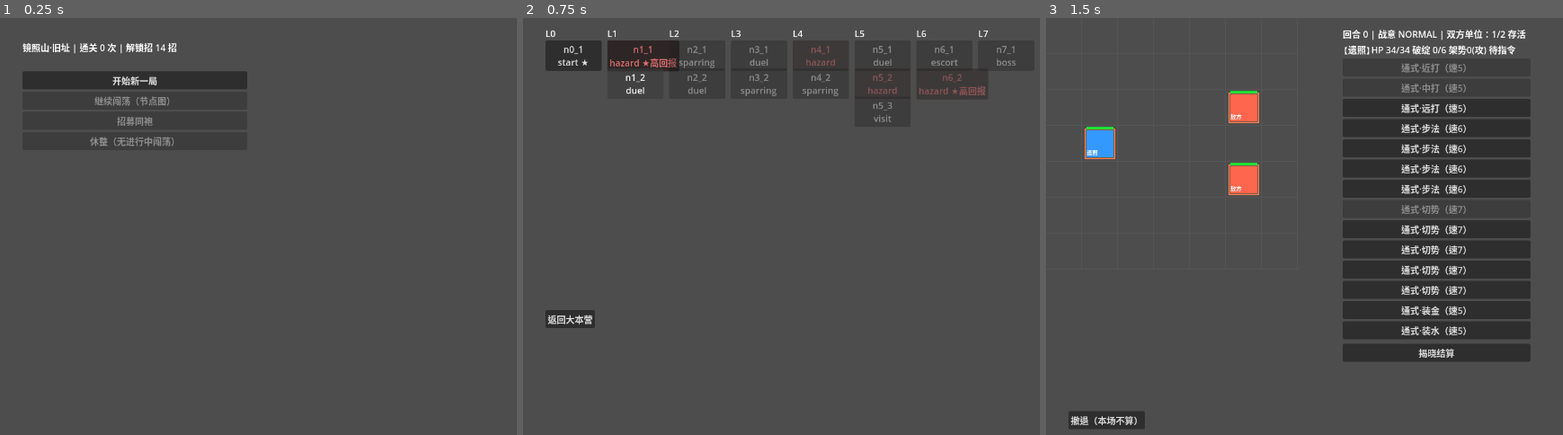
Above: before the commit, frames 1-3 (left to right).
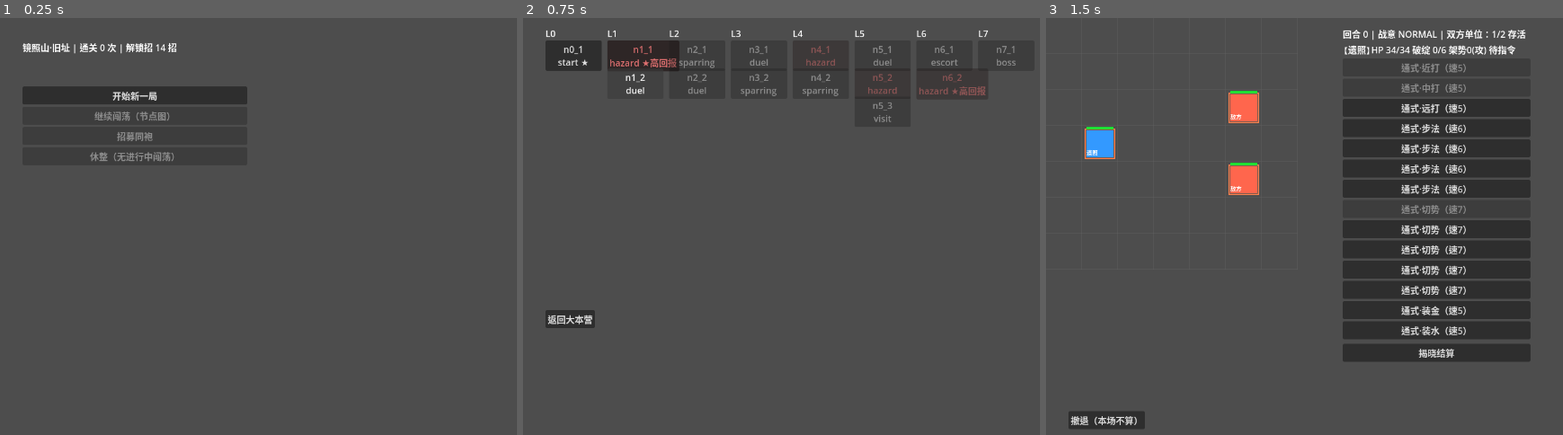
Above: after the commit, the same moments.

Repository: xieyj22/zhaizhao
Game: Godot game, scene res://src/scenes/hub/hub.tscn
Two runs of this game, one before a commit and one after it. Both use one fixed random seed, a clock stepped at 60 frames per second and the inputs below.
Inputs:
- Up to frame 1 (0.25 s): no input
- Up to frame 2 (0.75 s): click "开始新一局" at 0.5 s
- Up to frame 3 (1.5 s): click "n1_1 hazard ★高回报" at 1.25 s

The runs differ from the first frame. In frame 1, 2.5% of the frame differs, in the area x 4-48%, y 12-35%; in frame 2, nothing differs; in frame 3, nothing differs.

Commit message:
feat(m4): 已通关节点可回放 + 招募信用材料门槛 + 镖局休整反馈
玩家验收反馈三连:
1. 已通关节点可回放: RunFlow.is_visited + enter_node 去重; map.gd 已访问节点
   标 ✓ 可点重玩(此前只能沿 DAG 前进,打过就回不去)。
2. 招募同袍信用门槛(材料): tuning +credit_per_visit(10)/recruit_credit_cost(15);
   map.gd visit/escort 给信用; hub _can_recruit 加信用校验 + _on_recruit_faction 扣信用
   + 面板按钮/状态行显示信用。此前 F4 默认关系 40>=30 开局即可免费招,且无测试。
3. 镖局休整反馈: hub 加 _feedback 行, _on_rest 显示'回血 N/剩余配额'(此前静默回血无感)。
+4 测(is_visited/dedup, 招募需信用, 招募扣信用, 休整反馈). GUT 346/346 绿.

Diff:
--- a/src/data/tuning.gd
+++ b/src/data/tuning.gd
@@ -42,3 +42,6 @@
 @export var rest_cap_per_chapter: int = 3          # 镖局休整上限/章（T10f 调平：2→3）
 @export var credit_service_cost: int = 8           # 镖局服务单价（休整/升级/黑市）
 @export var credit_income_chapter1: int = 25       # 章 1 信用产出（~2-4 次服务/run）
+## —— T10 招募材料（信用经济）：访问节点挣信用，招募花信用 ——
+@export var credit_per_visit: int = 10             # 访问/护送节点给的信用（招募经济来源）
+@export var recruit_credit_cost: int = 15          # 招募一名同袍的信用花费（材料）
--- a/src/meta/run_flow.gd
+++ b/src/meta/run_flow.gd
@@ -16,17 +16,26 @@
 	return MapGenerator.reachable_next(m, run.current_node_id).has(target_node_id)
 
 ## 进入节点：移动 current_node_id，记录已访问，追加 run_log（T4 §7.4）。
+## 已访问节点可回放（map 标 ✓ 可点）——nodes_visited 去重，防回放重复记录。
 static func enter_node(run: RunState, target_node_id: String) -> void:
 	run.current_node_id = target_node_id
 	var cp: Dictionary = run.chapter_progress.get(
 		run.current_chapter, {"bosses_defeated": [], "nodes_visited": []}
 	)
-	(cp["nodes_visited"] as Array).append(target_node_id)
+	var visited: Array = cp.get("nodes_visited", [])
+	if not visited.has(target_node_id):
+		visited.append(target_node_id)
+	cp["nodes_visited"] = visited
 	run.chapter_progress[run.current_chapter] = cp
 	var ty: String = run.chapter_maps[run.current_chapter]["nodes"][target_node_id]["type"]
 	(run.run_log as Array).append(
 		{"node_id": target_node_id, "node_type": ty, "outcome": "visited"}
 	)
+
+## 节点是否已访问过（本章）。供 map 标记"已通关可回放"。
+static func is_visited(run: RunState, node_id: String) -> bool:
+	var cp: Dictionary = run.chapter_progress.get(run.current_chapter, {"nodes_visited": []})
+	return (cp.get("nodes_visited", []) as Array).has(node_id)
 
 ## 判定能否进入下一章（T4 §7.4 不变量 115：当前章 boss 必须已败）。
 ## M4 T5：章1-3 任一 L7 boss 败即可；章4 必须掌门 yanwujiu（L6 mini-boss 不算）。
--- a/src/scenes/hub/hub.gd
+++ b/src/scenes/hub/hub.gd
@@ -6,6 +6,7 @@
 var _btn_recruit: Button         # 招募同袍主按钮（刷新 disabled 用）
 var _btn_rest: Button             # 镖局休整（T10c：满血×rest_cap/章，免费）
 var _btn_continue: Button         # 继续闯荡（无进行中 run 时 disabled——防 permadeath 后静默 no-op）
+var _feedback: Label              # 操作反馈（休整/招募结果）
 var _recruit_panel: VBoxContainer # 派系子按钮列表（展开/收起）
 
 func _ready() -> void:
@@ -25,6 +26,10 @@
 	# —— M3.5: 当局天象（modifier）简述行 ——
 	_modifier_line = Label.new()
 	root.add_child(_modifier_line)
+	# —— T10 验收：操作反馈行（休整/招募结果等，否则点了没感觉）——
+	_feedback = Label.new()
+	_feedback.add_theme_color_override("font_color", Color(0.4, 0.9, 0.5))
+	root.add_child(_feedback)
 	_refresh_status()
 	var btn_new := Button.new(); btn_new.text = "开始新一局"
 	btn_new.pressed.connect(_on_new_run)
@@ -54,7 +59,7 @@
 	var m := MetaSession.meta_state
 	_status.text = "镜照山·旧址 | 通关 %d 次 | 解锁招 %d 招" % [m.meta_runs_completed, m.meta_unlocked_pool.size()]
 	if MetaSession.current_run != null:
-		_status.text += " | 当前章 %d" % MetaSession.current_run.current_chapter
+		_status.text += " | 当前章 %d | 信用 %d" % [MetaSession.current_run.current_chapter, MetaSession.current_run.jianghu_credit]
 	# —— M3.5: 天象行 ——
 	if MetaSession.current_run != null and MetaSession.current_run.modifier_state.size() > 0:
 		_modifier_line.text = "天象：" + _modifier_brief(MetaSession.current_run.modifier_state)
@@ -87,8 +92,7 @@
 	if ms.has("kit_stance_speed_bonus"): parts.append("厚土镇煞")
 	return ", ".join(parts) if not parts.is_empty() else "风平浪静"
 
-## 招募 gate：roster_cap 未满 且 至少一个派系关系达阈值（can_recruit，F8 不可招）。
-## roster_cap 默认 3（与 M2"队伍小 2-3"对齐）；「独行」modifier 可覆盖为更小。
+## 招募 gate：roster_cap 未满 + 信用够（材料）+ 至少一个派系关系达阈值（can_recruit，F8 不可招）。
 func _can_recruit() -> bool:
 	var run := MetaSession.current_run
 	if run == null:
@@ -97,6 +101,9 @@
 	if run.modifier_state.has("roster_cap"):
 		cap = int(run.modifier_state["roster_cap"])
 	if run.player_roster.size() >= cap:
+		return false
+	# T10 招募材料：需信用（访问节点挣）
+	if run.jianghu_credit < Tuning.new().recruit_credit_cost:
 		return false
 	# 至少一个派系可招，否则按钮亮着点开全灰
 	for fid in FactionData.recruit_factions():
@@ -116,11 +123,12 @@
 	var run := MetaSession.current_run
 	if run == null:
 		return
+	var cost := Tuning.new().recruit_credit_cost
 	for fid in FactionData.recruit_factions():
 		var rel: int = int(run.faction_relations.get(fid, 0))
 		var can: bool = FactionRelations.can_recruit(run.faction_relations, fid)
 		var btn := Button.new()
-		btn.text = "%s | 关系 %d | %s" % [FactionData.NAMES[fid], rel, "可招" if can else "不可招"]
+		btn.text = "%s | 关系 %d | 需 %d 信用 | %s" % [FactionData.NAMES[fid], rel, cost, "可招" if can else "不可招"]
 		btn.disabled = not can
 		btn.pressed.connect(_on_recruit_faction.bind(fid))
 		_recruit_panel.add_child(btn)
@@ -138,7 +146,10 @@
 	var idx: int = run.player_roster.size()
 	if idx >= FactionData.PLAYER_SLOTS.size():
 		return   # 槽位耗尽兜底（roster_cap 应先达）
+	var cost := Tuning.new().recruit_credit_cost
+	run.jianghu_credit = maxi(0, run.jianghu_credit - cost)
 	run.player_roster.append(RunFactory._ally(fid, idx))
+	_set_feedback("✓ 招募 %s 同袍入队（耗 %d 信用，剩 %d）" % [FactionData.NAMES.get(fid, fid), cost, run.jianghu_credit])
 	_refresh_recruit_panel()
 	_refresh_status()   # 含 _btn_recruit.disabled 刷新
 
@@ -164,13 +175,33 @@
 	var left: int = maxi(0, cap - run.rest_used)
 	return "镖局休整（剩余 %d/%d）" % [left, cap]
 
-## 点「镖局休整」：调 RunFlow.rest 单一真源，刷新 UI（按钮 text/disabled 跟随）。
+## 点「镖局休整」：调 RunFlow.rest 单一真源，刷新 UI + 反馈（玩家验收：点了要有感觉）。
 func _on_rest() -> void:
 	var run := MetaSession.current_run
 	if run == null:
 		return
-	RunFlow.rest(run, Tuning.new())
+	var tuning := Tuning.new()
+	var healed_total := _roster_damage()
+	var ok := RunFlow.rest(run, tuning)
+	if ok:
+		var left := maxi(0, tuning.rest_cap_per_chapter - run.rest_used)
+		_set_feedback("✓ 镖局休整：队伍恢复满血（回血 %d，剩余配额 %d/%d）" % [healed_total, left, tuning.rest_cap_per_chapter])
+	elif run.rest_used >= tuning.rest_cap_per_chapter:
+		_set_feedback("✗ 本章休整配额已用完（章末 boss 推进后重置）")
+	else:
+		_set_feedback("（队伍满血，无需休整）")
 	_refresh_status()
+
+## roster 当前总损伤量（满血回血量，供反馈显示）。
+func _roster_damage() -> int:
+	var dmg := 0
+	for pd in MetaSession.current_run.player_roster:
+		dmg += maxi(0, int(pd.get("max_hp", 0)) - int(pd.get("hp", 0)))
+	return dmg
+
+func _set_feedback(text: String) -> void:
+	if _feedback != null:
+		_feedback.text = text
 
 func _on_new_run() -> void:
 	var seed := 7
--- a/src/scenes/map/map.gd
+++ b/src/scenes/map/map.gd
@@ -36,7 +36,12 @@
 					btn.text += " ★高回报"
 			if id == run.current_node_id:
 				btn.text += " ★"
-			if RunFlow.can_advance_node(run, id):
+			# —— 已通关节点可回放（玩家验收：想重玩之前的节点）——
+			var visited := RunFlow.is_visited(run, id)
+			if visited and id != run.current_node_id:
+				btn.text += " ✓"   # 已通关可回放
+			# 可点：DAG 前进可达，或已通关（回放）。当前节点无自环、不可重复进。
+			if RunFlow.can_advance_node(run, id) or (visited and id != run.current_node_id):
 				btn.pressed.connect(_on_enter_node.bind(id))
 			else:
 				btn.disabled = (id != run.current_node_id)
@@ -54,11 +59,8 @@
 			MetaSession.current_node_cfg = _node_cfg_for(ty, node_id)
 			get_tree().change_scene_to_file("res://src/scenes/battle/battle.tscn")
 		"visit","escort":
-			# —— M3.5: 镖局(escort)信用消费 ——
-			# M4 镖局实装时此处扣 tuning.credit_service_cost × (1/credit_mult)：
-			#   var cost := int(round(float(Tuning.new().credit_service_cost) / float(run.modifier_state.get("credit_mult", 1.0))))
-			#   run.jianghu_credit = max(0, run.jianghu_credit - cost)
-			# 现 escort 为占位（无服务菜单），仅打 unlock reward，信用消费留 M4 镖局实装接。
+			# —— T10 招募经济：访问/护送节点挣信用（招募同袍的材料）——
+			run.jianghu_credit += Tuning.new().credit_per_visit
 			var reward: Variant = UnlockRules.roll_unlock_reward(MetaSession.meta_state.meta_unlocked_pool, ty, _node_cfg_for(ty,node_id), run.rng_seed)
 			if reward != null and not run.unlocked_techniques.has(reward):
 				run.unlocked_techniques.append(reward)
--- a/tests/test_hub.gd
+++ b/tests/test_hub.gd
@@ -34,6 +34,48 @@
 	var hub := preload("res://src/scenes/hub/hub.tscn").instantiate()
 	add_child(hub)
 	assert_false(hub._btn_continue.disabled, "有进行中闯荡 → 继续闯荡 可点")
+	remove_child(hub)
+	hub.queue_free()
+
+# —— T10 招募材料（信用）门槛 + 休整反馈（玩家验收）——
+
+func test_can_recruit_requires_credit_even_with_relation():
+	# F4 默认关系 40>=30，但信用 0 → 不可招（材料门槛）；攒够信用才可招
+	var hub := preload("res://src/scenes/hub/hub.tscn").instantiate()
+	add_child(hub)
+	var run := RunFactory.init_run(MetaState.new_first_play(), 7)
+	run.jianghu_credit = 0
+	MetaSession.current_run = run
+	hub._refresh_status()
+	assert_true(int(run.faction_relations.get("F4", 0)) >= 30, "F4 默认关系达阈值（前置）")
+	assert_false(hub._can_recruit(), "信用 0 → 不可招（即便 F4 关系达标）")
+	run.jianghu_credit = Tuning.new().recruit_credit_cost
+	assert_true(hub._can_recruit(), "信用够 + F4 关系达阈值 → 可招")
+	remove_child(hub)
+	hub.queue_free()
+
+func test_recruit_deducts_credit():
+	var hub := preload("res://src/scenes/hub/hub.tscn").instantiate()
+	add_child(hub)
+	var run := RunFactory.init_run(MetaState.new_first_play(), 7)
+	run.jianghu_credit = 100
+	MetaSession.current_run = run
+	var cost := Tuning.new().recruit_credit_cost
+	var size_before := run.player_roster.size()
+	hub._on_recruit_faction("F4")
+	assert_eq(run.jianghu_credit, 100 - cost, "招募扣信用（材料）")
+	assert_eq(run.player_roster.size(), size_before + 1, "roster +1")
+	remove_child(hub)
+	hub.queue_free()
+
+func test_rest_shows_feedback():
+	# 玩家验收：镖局休整应有反馈文案
+	var hub := preload("res://src/scenes/hub/hub.tscn").instantiate()
+	add_child(hub)
+	MetaSession.current_run = _injured_run()   # hp 10 < max 20
+	hub._on_rest()
+	assert_true(hub._feedback.text.find("回血") >= 0 or hub._feedback.text.find("满血") >= 0,
+		"休整后 _feedback 有回血/满血文案（非静默）")
 	remove_child(hub)
 	hub.queue_free()
 
--- a/tests/test_run_flow.gd
+++ b/tests/test_run_flow.gd
@@ -254,3 +254,21 @@
 	assert_eq(int(prot.get("opening", 99)), 0, "破绽清零")
 	assert_eq(run.player_roster.size(), 2, "死亡 ally 剔除（主角 + 存活 ally）")
 	assert_false(RunFlow.is_run_over(run), "主角活 → 局未结束（可继续闯）")
+
+# —— 已通关节点可回放（玩家验收：想重玩之前的节点）——
+
+func test_is_visited_and_enter_node_dedup():
+	var run := _run()   # current_node_id 在 L0
+	var m: Dictionary = run.chapter_maps[1]
+	var nxt: Array = MapGenerator.reachable_next(m, run.current_node_id)
+	assert_false(nxt.is_empty(), "L0 有后继节点")
+	var target := String(nxt[0])
+	assert_false(RunFlow.is_visited(run, target), "进入前 is_visited=false")
+	RunFlow.enter_node(run, target)
+	assert_true(RunFlow.is_visited(run, target), "进入后 is_visited=true")
+	# 回放：再次 enter 不应重复记录 nodes_visited
+	var visited: Array = run.chapter_progress[1]["nodes_visited"]
+	var count_before := visited.count(target)
+	RunFlow.enter_node(run, target)   # 模拟回放
+	var count_after := (run.chapter_progress[1]["nodes_visited"] as Array).count(target)
+	assert_eq(count_after, count_before, "回放已访问节点不重复记录 nodes_visited")
